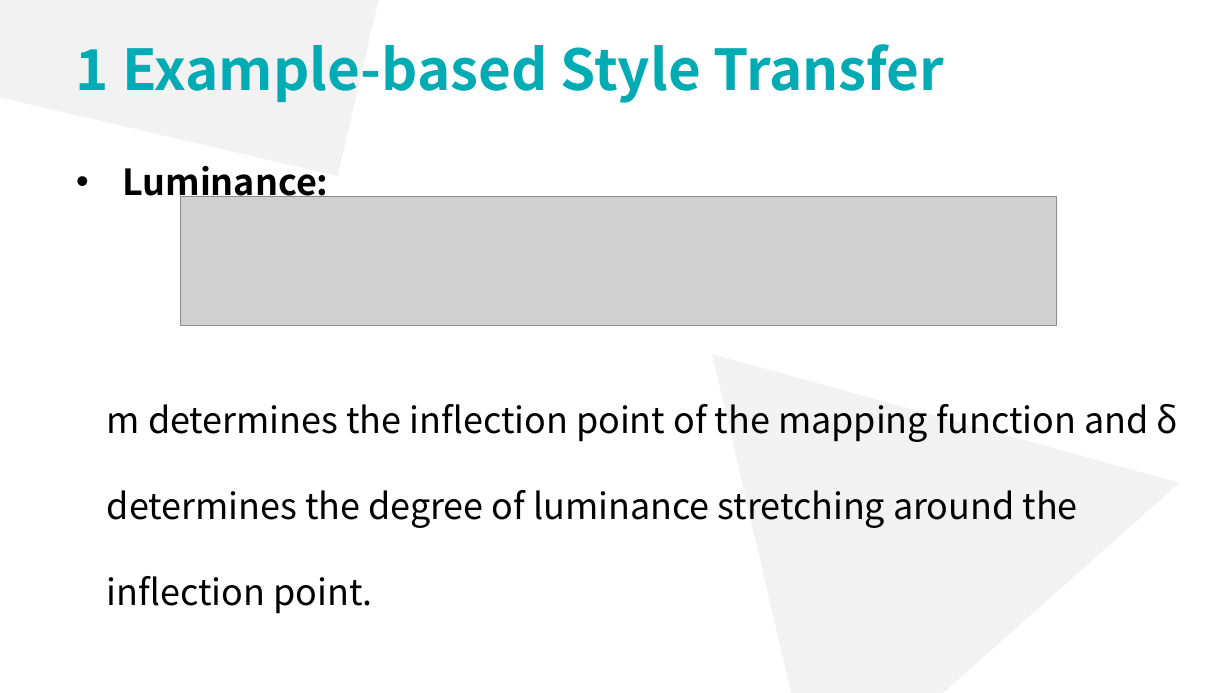
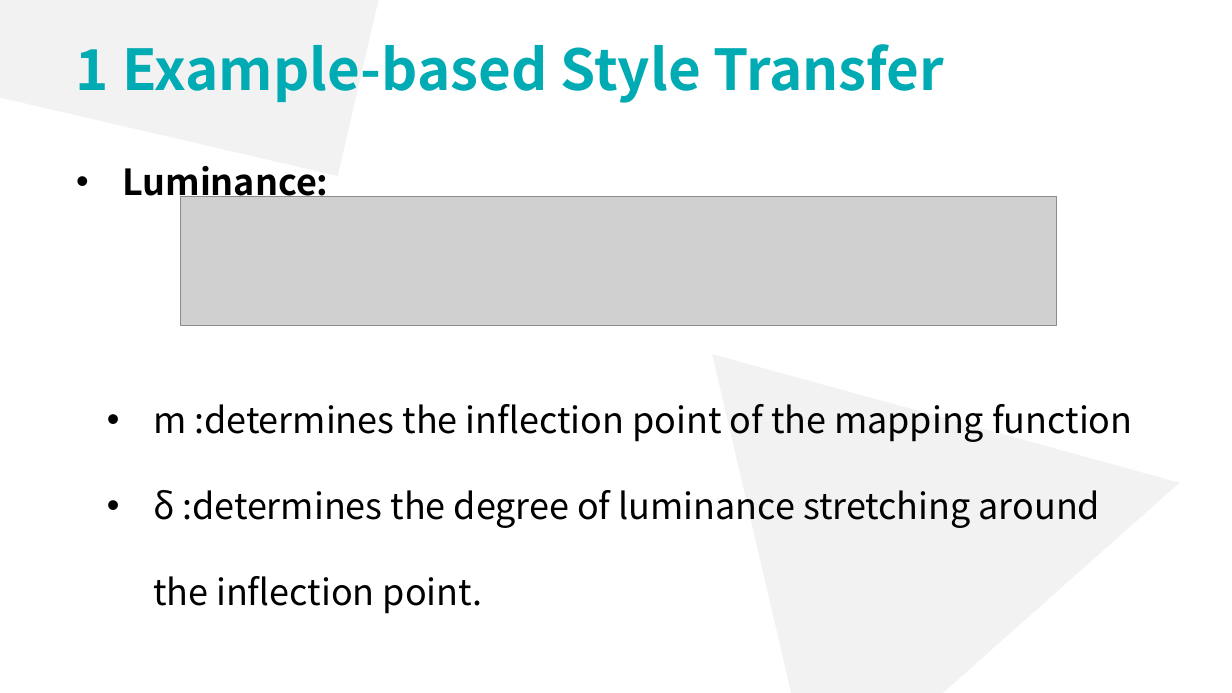
Before and after one commit to lsyoath/sheepy, a slide deck: slide 27 of ComputerVision.pptx (slide 28 before the commit). Drawn at 1232x693 pixels with LibreOffice and Linux fonts; fonts in the diff are those of the drawing; grey boxes stand for pictures. Boxes give left, top, right and bottom in pixels: in the first picture for what was removed or moved away, otherwise in the second. Text is boxed around its words. In the diff, an @@ line names an element or a change of style, - is before the commit and + after.

```diff
--- a/ComputerVision.pptx
+++ b/ComputerVision.pptx
@@ text at (153, 404, 1132, 614): text changed @@
-m determines the inflection point of the mapping function and δ determines the degree of luminance stretching around the inflection point.
+• m :determines the inflection point of the mapping function
+• δ :determines the degree of luminance stretching around the inflection point.
```
Also in this commit, not shown: 5 other slides changed, 9 slides added, 1 slide removed, 1 other file.
